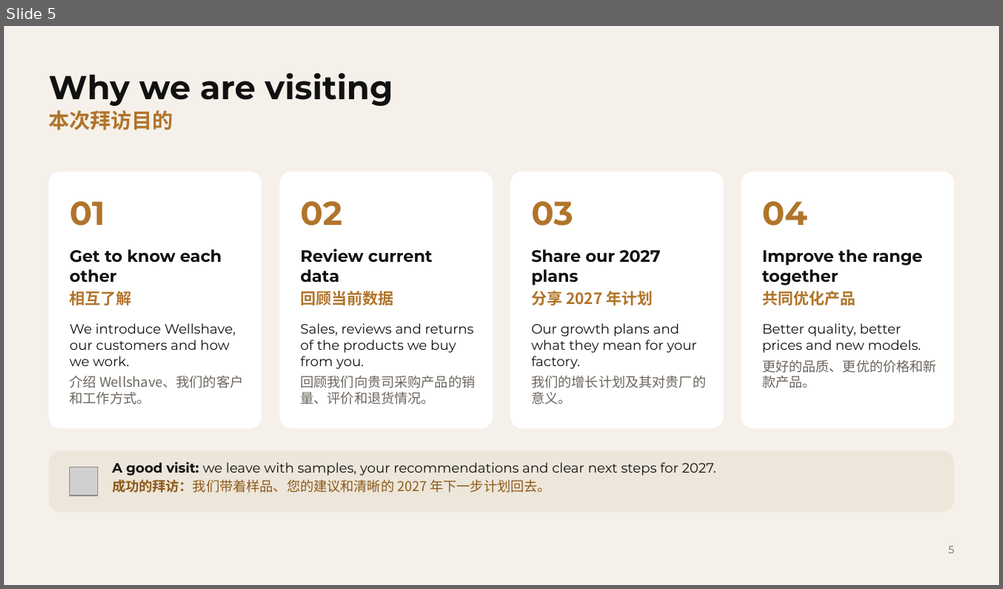
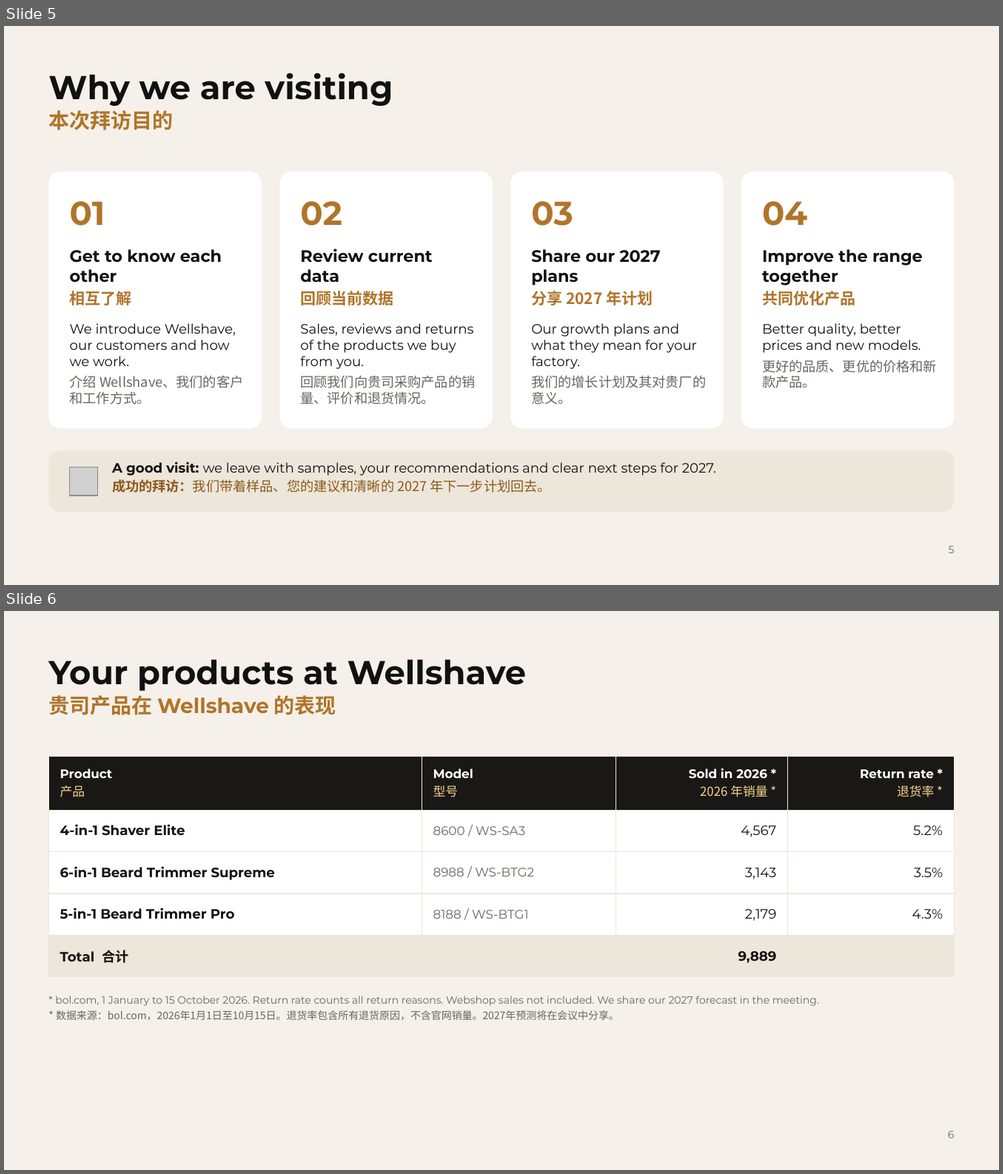
Before and after one commit to Wellshave/design, a slide deck: presentaties/fabrieksbezoek-china-2026/uitvoer/Wellshave_Factory_Visit_FANKE.pptx. Shown one above the other, each under a label of ours: slide 5 before the commit, slides 5 and 6 after it. The pictures are 1003x589 and 1003x1174 pixels, drawn with LibreOffice and Linux fonts; fonts in the diff are those of the drawing; grey boxes stand for pictures; background and template pictures are left out. Boxes give left, top, right and bottom in pixels: in the first picture for what was removed or moved away, otherwise in the second. Text is boxed around its words. In the diff, an @@ line names an element or a change of style, - is before the commit and + after.

```diff
--- a/presentaties/fabrieksbezoek-china-2026/uitvoer/Wellshave_Factory_Visit_FANKE.pptx
+++ b/presentaties/fabrieksbezoek-china-2026/uitvoer/Wellshave_Factory_Visit_FANKE.pptx
@@ slide 6 added at (x1=4, y1=611, x2=999, y2=1170), background #F5F1EA @@
@@ title added at (x1=48, y1=659, x2=526, y2=691), 32 pt, text #111111, bold @@
+Your products at Wellshave
@@ text added at (x1=48, y1=695, x2=336, y2=715), 20 pt, text #B0742A, bold @@
+贵司产品在 Wellshave 的表现
@@ table added at (x1=48, y1=757, x2=954, y2=966), 5 rows, 4 columns @@
+Product / 产品 | Model / 型号 | Sold in 2026 * / 2026 年销量 * | Return rate * / 退货率 *
+4-in-1 Shaver Elite | 8600 / WS-SA3 | 4,567 | 5.2%
+6-in-1 Beard Trimmer Supreme | 8988 / WS-BTG2 | 3,143 | 3.5%
+5-in-1 Beard Trimmer Pro | 8188 / WS-BTG1 | 2,179 | 4.3%
+Total 合计 |  | 9,889 | 
@@ text added at (x1=55, y1=996, x2=819, y2=1020), 10 pt, text #6B655D @@
+* bol.com, 1 January to 15 October 2026. Return rate counts all return reasons. Webshop sales not included. We share our 2027 forecast in the meeting.
+* 数据来源：bol.com，2026年1月1日至10月15日。退货率包含所有退货原因，不含官网销量。2027年预测将在会议中分享。
@@ page number added at (x1=948, y1=1131, x2=954, y2=1139), 10 pt, text #6B655D @@
+6
```
Also in this commit, not shown: 3 slides changed, 1 other slide added, 1 slide removed, 8 other files.
